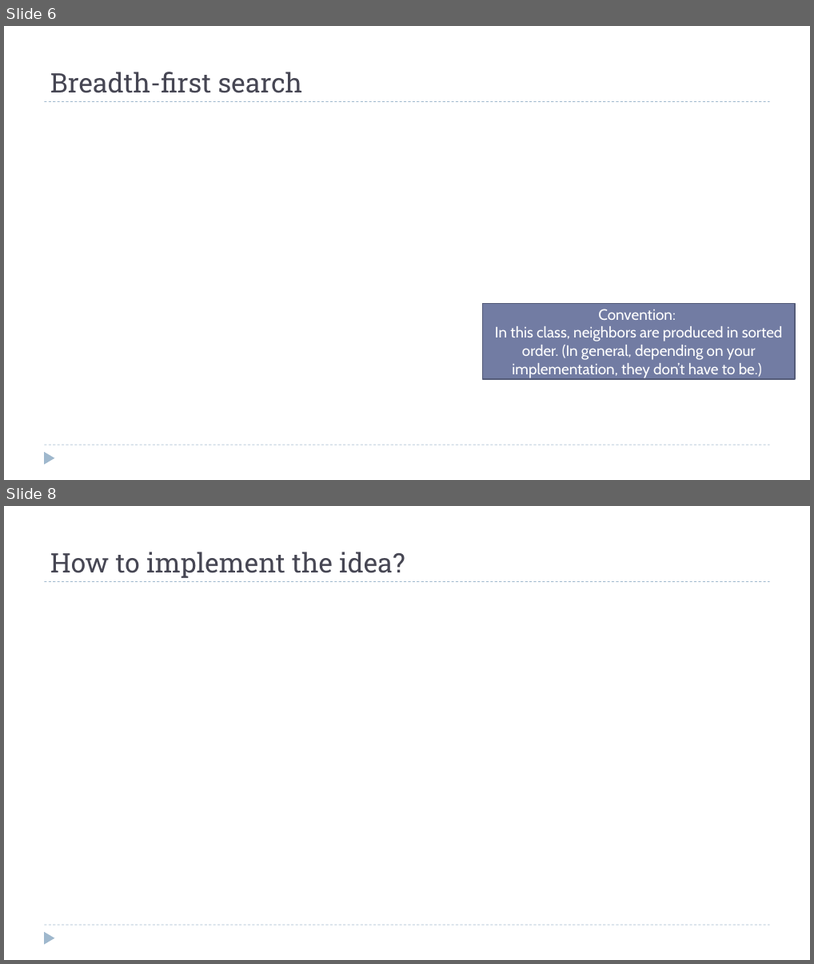
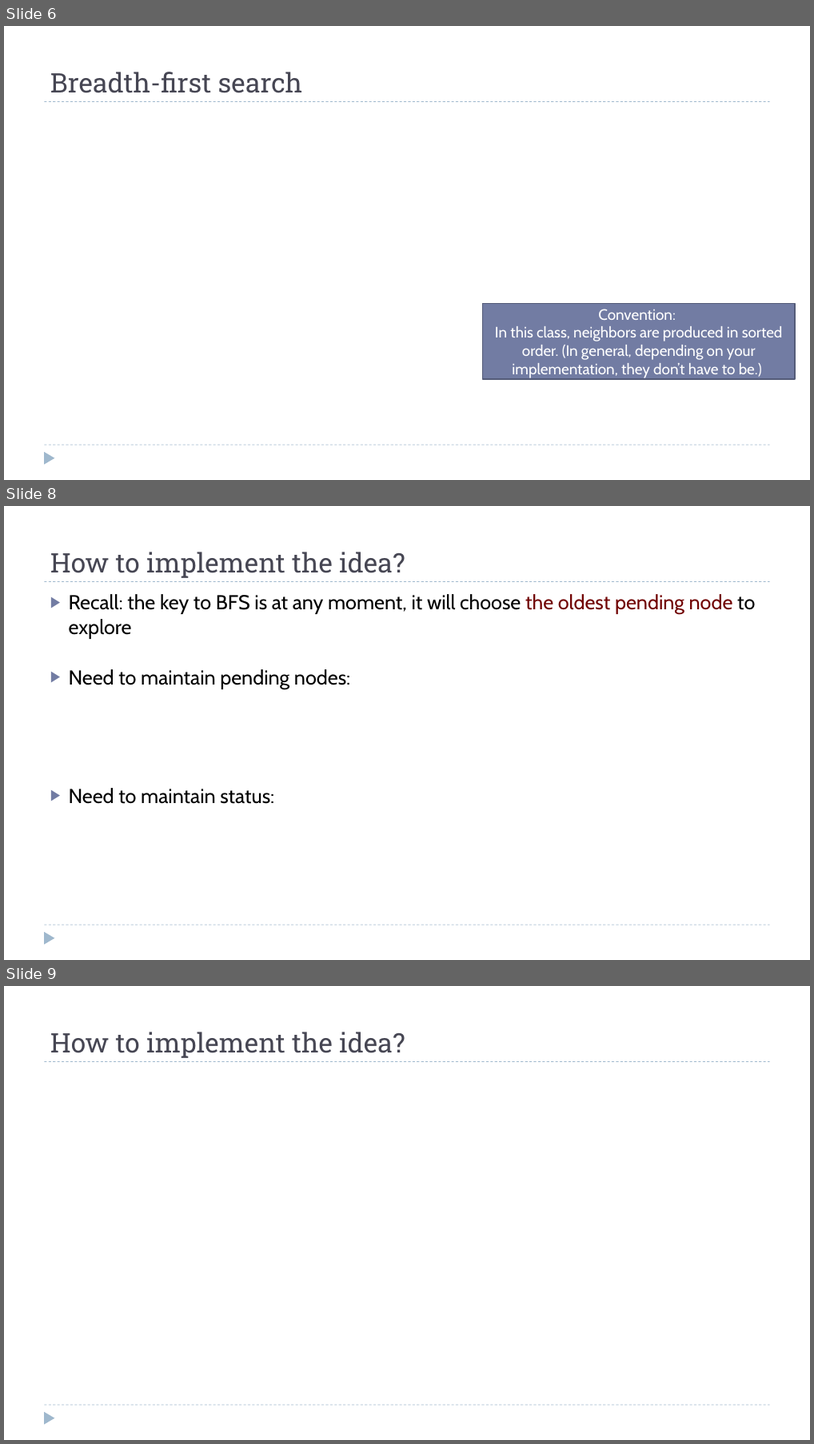
Before and after one commit to dsc-courses/dsc40b-2025-wi, a slide deck: materials/lectures/11-bfs-pt_I/slides.pptx. Shown one above the other, each under a label of ours: slides 6 and 8 before the commit, slides 6, 8 and 9 after it; the slides between them are not shown. The pictures are 814x964 and 814x1444 pixels, drawn with LibreOffice and Linux fonts; fonts in the diff are those of the drawing; grey boxes stand for pictures. Boxes give left, top, right and bottom in pixels: in the first picture for what was removed or moved away, otherwise in the second. Text is boxed around its words. In the diff, an @@ line names an element or a change of style, - is before the commit and + after.

```diff
--- a/materials/lectures/11-bfs-pt_I/slides.pptx
+++ b/materials/lectures/11-bfs-pt_I/slides.pptx
@@ slide 8 added at [4, 506, 810, 960], background #FFFFFF; not listed: 3 template elements that a slide beside it also shows @@
@@ title added at [50, 552, 405, 578], 32 pt, text #464653 @@
+How to implement the idea?
@@ text added at [69, 594, 755, 804], 24 pt, text #000000 @@
+▶ Recall: the key to BFS is at any moment, it will choose the oldest pending node to explore
+▶ Need to maintain pending nodes:
+▶ Need to maintain status:
@@ what was slide 8 is now slide 9 @@
```
Also in this commit, not shown: 2 slides changed, 7 other slides added, 22 other files.
